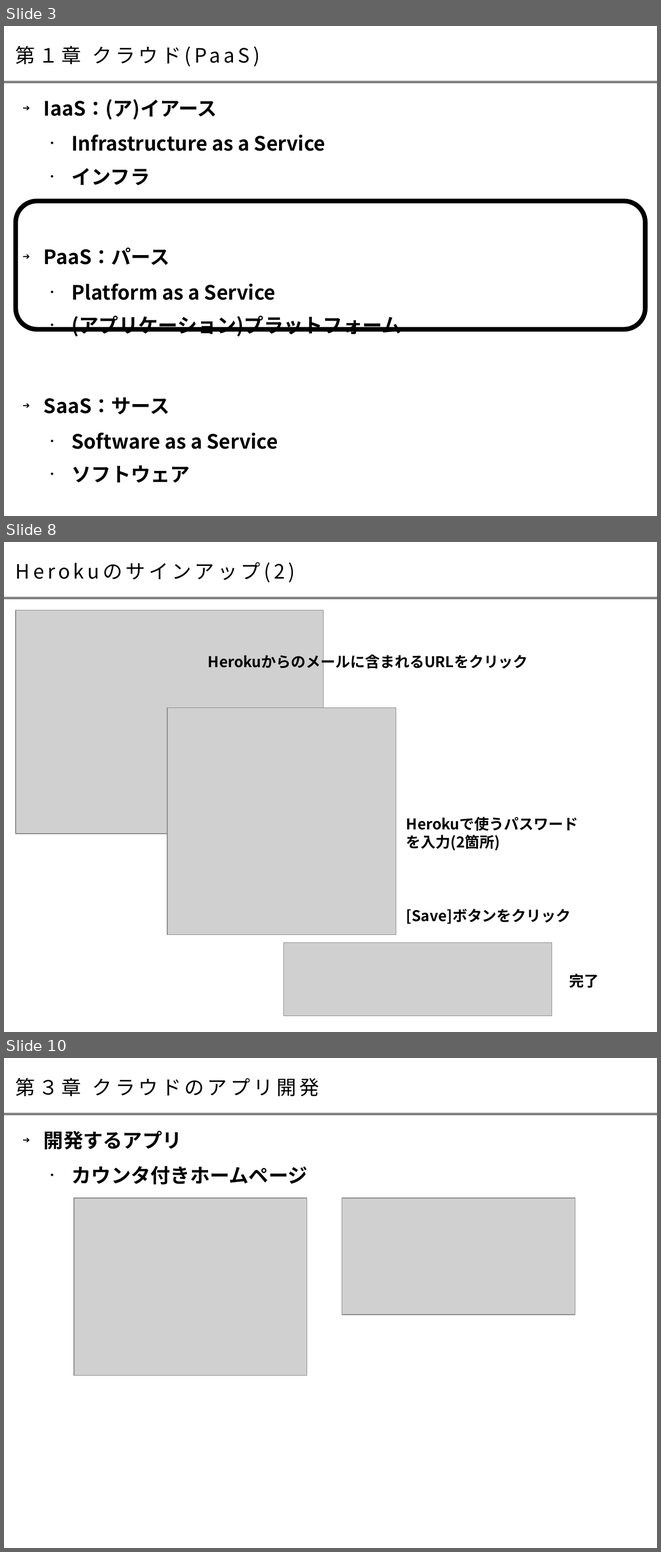
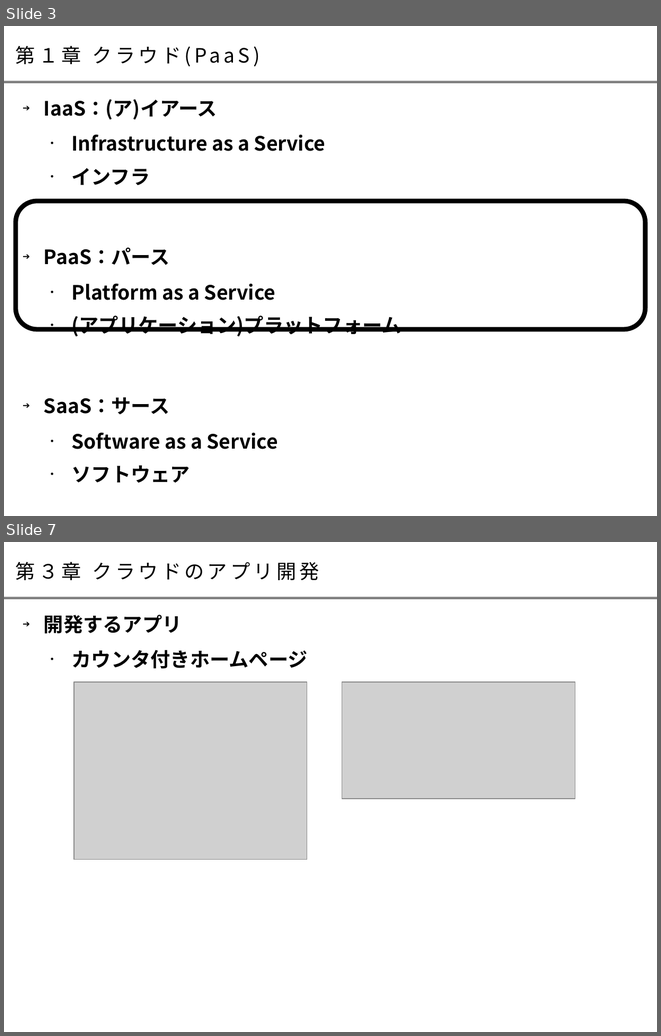
Before and after one commit to takaokouji/sitw16-hello, a slide deck: doc/startup_ruby_paas.odp. Shown one above the other, each under a label of ours: slides 3, 8 and 10 before the commit, slides 3 and 7 after it; the slides between them are not shown. The pictures are 661x1552 and 661x1036 pixels, drawn with LibreOffice and Linux fonts; fonts in the diff are those of the drawing; grey boxes stand for pictures. Boxes give left, top, right and bottom in pixels: in the first picture for what was removed or moved away, otherwise in the second. Text is boxed around its words. In the diff, an @@ line names an element or a change of style, - is before the commit and + after.

```diff
--- a/doc/startup_ruby_paas.odp
+++ b/doc/startup_ruby_paas.odp
@@ slide 8 removed at (x1=4, y1=542, x2=657, y2=1032), background #FFFFFF; not listed: 1 template element that a slide beside it also shows @@
@@ title removed at (x1=16, y1=562, x2=295, y2=582) @@
-Herokuのサインアップ(2)
@@ picture removed at (x1=16, y1=610, x2=324, y2=834) @@
@@ text removed at (x1=208, y1=652, x2=528, y2=671) @@
-Herokuからのメールに含まれるURLをクリック
@@ picture removed at (x1=168, y1=708, x2=396, y2=935) @@
@@ text removed at (x1=406, y1=835, x2=500, y2=850) @@
-Herokuで使うパスワードを入力(2箇所)
@@ text removed at (x1=406, y1=908, x2=571, y2=924) @@
-[Save]ボタンをクリック
@@ picture removed at (x1=284, y1=943, x2=552, y2=1015) @@
@@ text removed at (x1=570, y1=973, x2=599, y2=988) @@
-完了
@@ what was slide 10 is now slide 7 @@
```
Also in this commit, not shown: 9 slides changed, 3 other slides removed.
